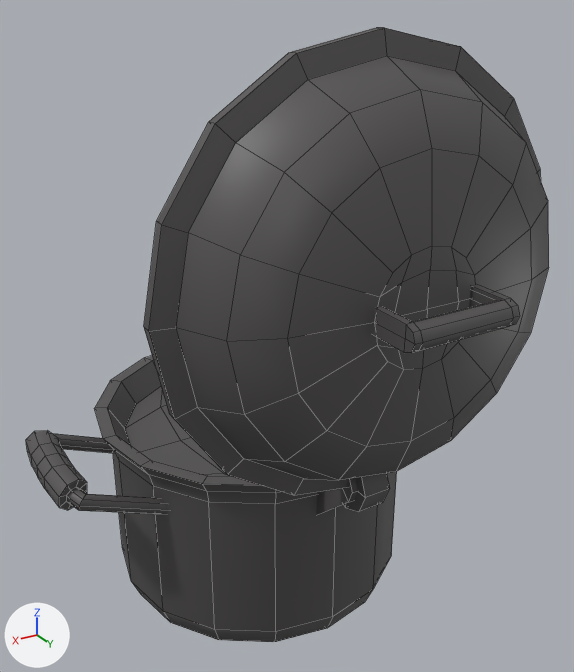
An edit to the FBX model Assets/Meshes/Props/Kitchen/FoodPot.fbx, drawn before and after from the same camera.
Before and after are seen from a 50 mm lens placed at (0.269, 0.497, 0.452), pointed at (-0.001, 0.047, 0.227). Arrows for +X, +Y and +Z are at lower left; the lights stay in place. Mesh edges are drawn as thin lines. Where no turn or scale is listed for an object, it has been applied to the vertices. Vertices at the same position are counted once.

The scene before the commit, as lines of its bpy script (objects in view):
```python
me_cylinder_017 = bpy.data.meshes.new('Cylinder.017')
me_cylinder_017.from_pydata(...)  # 544 vertices, 510 faces; spans x -0.175..0.175, y -0.126..0.227, z 0.0..0.436
me_cylinder_017.materials.append(mat_potmat)  # dark grey #555353
ob_potbod = bpy.data.objects.new('PotBod', me_cylinder_017)
ob_potbod.location = (0.0, 0.0, 0.0)
```
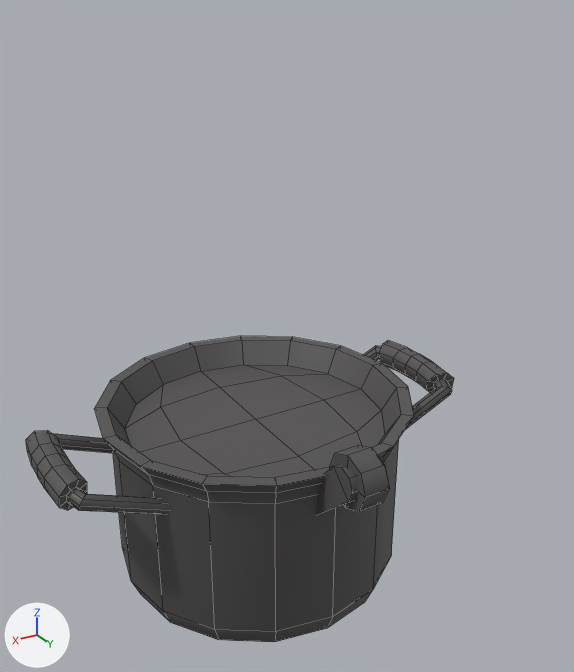
Pixel boxes (x1, y1, x2, y2) of what changed, in the pictures (574 x 672 px):
'PotBod', reshaped (18% narrower, 50% shorter)
    before: (26, 27, 549, 642)
    after: (26, 336, 454, 642)
part 1 of me_cylinder_017, deleted
    before: (144, 27, 549, 496)
part 2 of me_cylinder_017, deleted
    before: (374, 285, 520, 353)

Edits to the bpy script that builds the scene:
```text
Change me_cylinder_017:
    where me_cylinder_017.from_pydata(...)  # 544 vertices, 510 faces; spans x -0.175..0.175, y -0.126..0.227, z 0.0..0.436
    used by ob_potbod; location = (0.0, 0.0, 0.0)
    me_cylinder_017 part 1: the loose piece of 146 vertices spanning x -0.139..0.139, y 0.139..0.195, z 0.158..0.436 is deleted
    me_cylinder_017 part 2: the loose piece of 44 vertices spanning x -0.035..0.035, y 0.186..0.227, z 0.289..0.305 is deleted
```
